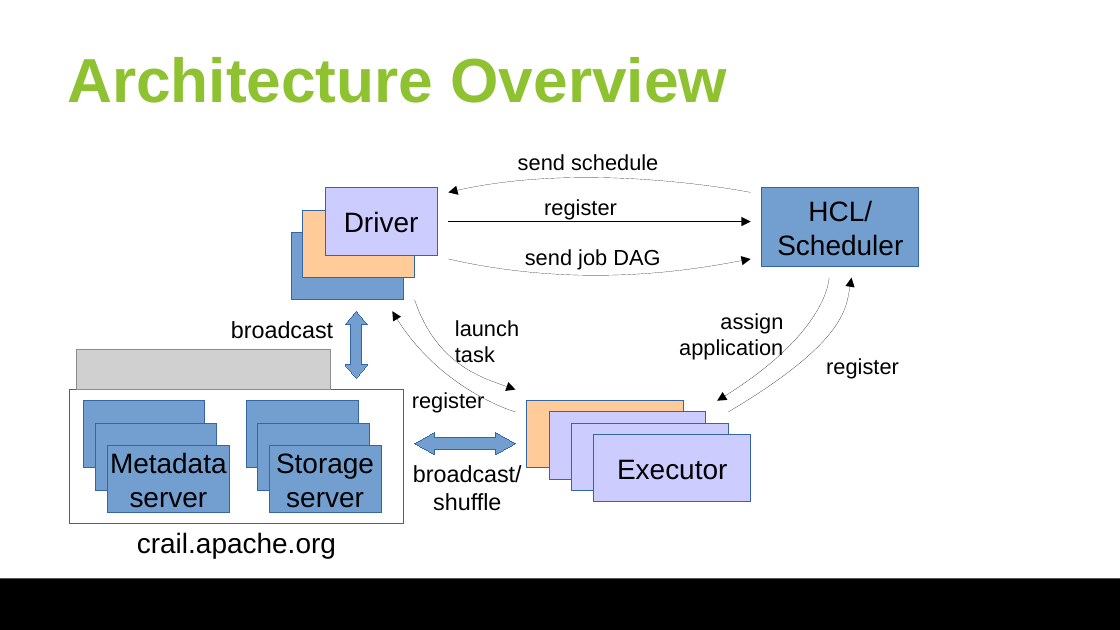
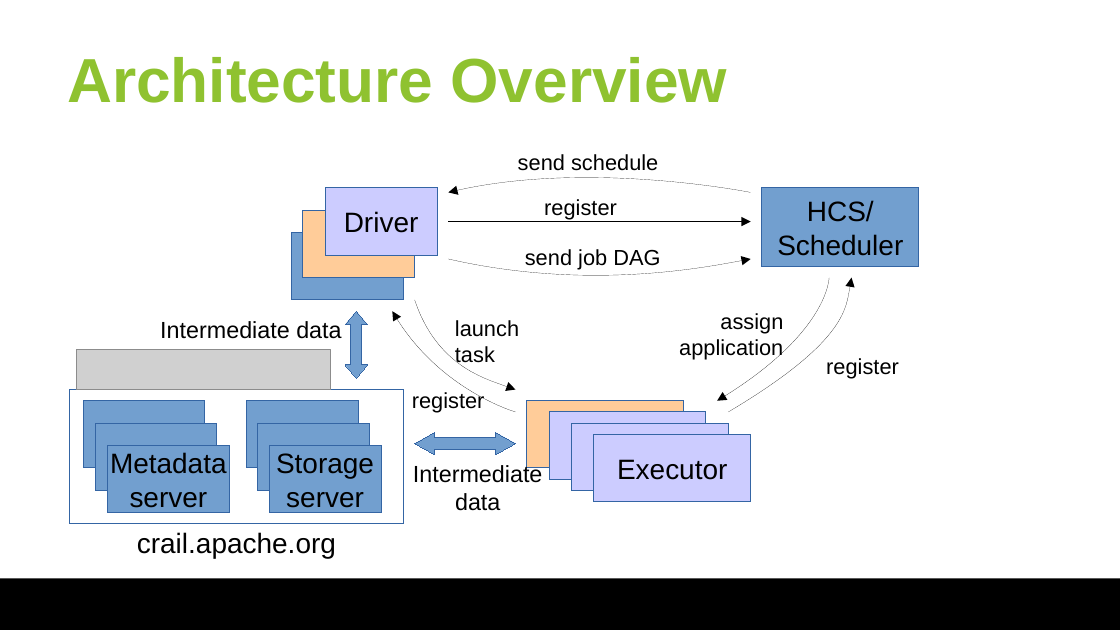
Before and after one commit to huangyibo/spark-summit-18, a slide deck: slide 29 of slides/spark-summit-18.odp. Drawn at 1120x630 pixels with LibreOffice and Linux fonts; fonts in the diff are those of the drawing; grey boxes stand for pictures; background and template pictures are left out. Boxes give left, top, right and bottom in pixels: in the first picture for what was removed or moved away, otherwise in the second. Text is boxed around its words. In the diff, an @@ line names an element or a change of style, - is before the commit and + after.

```diff
--- a/slides/spark-summit-18.odp
+++ b/slides/spark-summit-18.odp
@@ text in rectangle at [807, 200, 874, 222]: text changed @@
-HCL/
+HCS/
@@ text added at [160, 321, 341, 339], 15 pt, text #000000 @@
+Intermediate data
@@ text removed at [231, 321, 333, 339] @@
-broadcast
@@ text removed at [413, 465, 522, 511] @@
-broadcast/
-shuffle
@@ text added at [413, 463, 543, 511], 15 pt, text #000000 @@
+Intermediate
+data
```
Also in this commit, not shown: 27 other slides changed, 1 other file.
